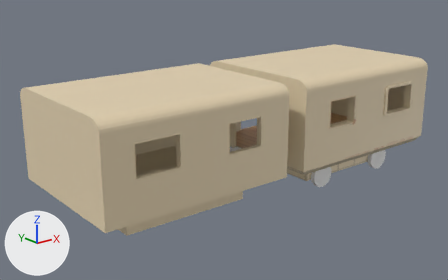
The Blender file ArtisticAssets/Train.blend as it was, and as the next commit left it.
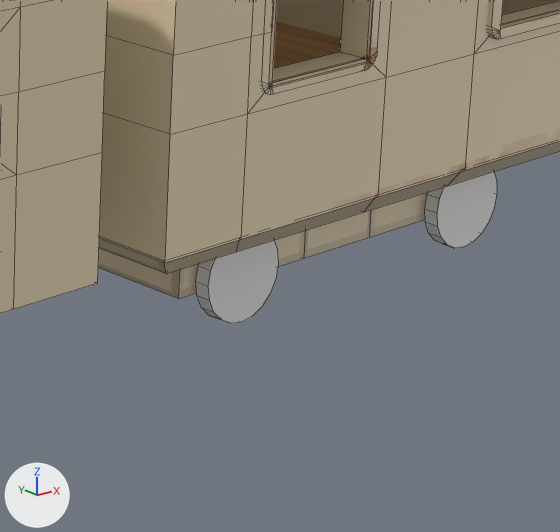
Each version appears first whole from a 50 mm lens placed at (-18.26, -16.81, 7.49), pointed at (-4.52, 0.36, 0.62), and next in a close-up on the part from 59% to 90% of the width and 38% to 85% of the height. Every picture has the same lights, and +X, +Y and +Z are marked at lower left. The older version's two pictures come first. The close-ups show mesh edges as thin lines.

Objects in the first close-up: 'Body', 'BodyWall', 'WallWindows', 'WallWindows.001', 'Wheel', 'Wheel.001', 'Window', 'Window2'.
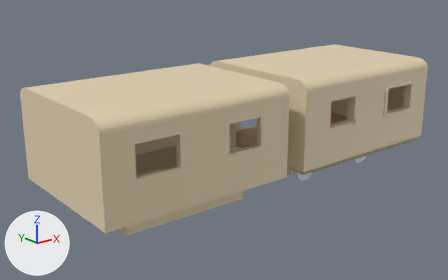
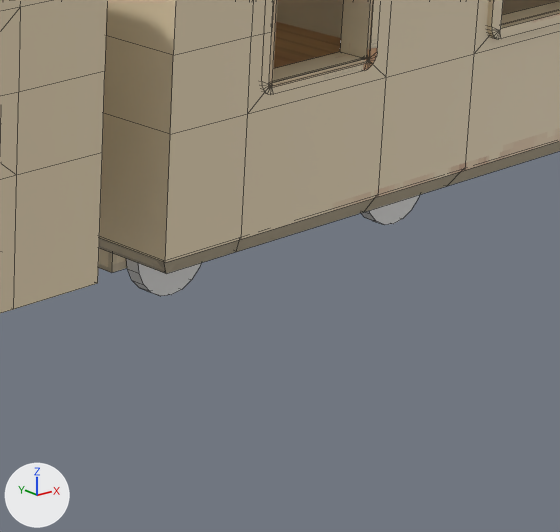
Pixel boxes (x1, y1, x2, y2) of what changed, in the close-ups (560 x 532 px; the box of a moved part takes in the faces that stretch with it):
'Body', reshaped
    before: (98, 22, 560, 299)
    after: (98, 22, 560, 274)
'Wheel.001', moved
    before: (196, 240, 278, 323)
    after: (126, 259, 201, 296)
'Wheel', moved
    before: (425, 172, 497, 248)
    after: (361, 195, 420, 225)
part 1 of me_cube, moved or reshaped
    before: (98, 192, 428, 299)
    after: (98, 248, 127, 273)

The change, as a diff of the scene's bpy script:
```diff
--- a/ArtisticAssets/Train.blend.py
+++ b/ArtisticAssets/Train.blend.py
@@ me_cube @@
 me_cube.from_pydata(...)  # 60 vertices, 53 faces; spans x -9.6..9.6, y -5.3..5.3, z -2.5..0.0
 # used by ob_body; location = (0.0, 0.0, 0.0); rotation_euler = (0.0, 0.0, 3.142), in degrees (0, 0, 180); scale = (0.36, 0.506, 0.36)
+# me_cube part 1: all 12 vertices in x -6.3..6.3, y 3.5, z -2.5..-0.8 are moved by (0.0, -1.7, 0.0)
 me_cube.materials.append(mat_materialtrain)
@@ ob_wheel @@
 ob_wheel = bpy.data.objects.new('Wheel', me_cylinder)
-ob_wheel.location = (1.648, -1.918, -0.757)
+ob_wheel.location = (1.648, -1.007, -0.757)
 ob_wheel.rotation_euler = (1.571, 0.0, 0.0)  # degrees (90, 0, 0)
@@ ob_wheel_001 @@
 ob_wheel_001 = bpy.data.objects.new('Wheel.001', me_cylinder_004)
-ob_wheel_001.location = (-1.643, -1.918, -0.757)
+ob_wheel_001.location = (-1.643, -1.007, -0.757)
 ob_wheel_001.rotation_euler = (1.571, 0.0, 0.0)  # degrees (90, 0, 0)
```
